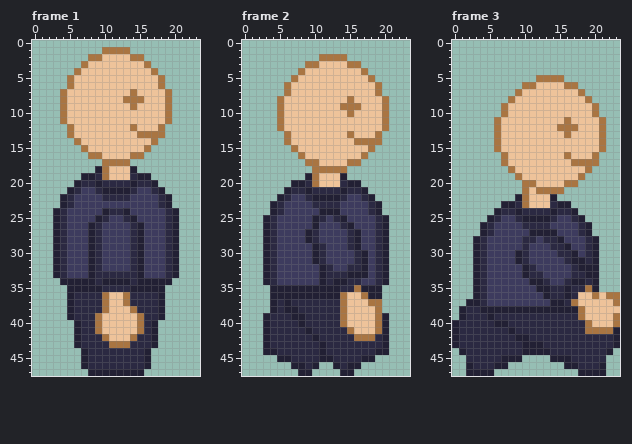
A pixel-art file gets an edit: assets/images/player.aseprite. This is how it looked before the edit.
24x48 pixels, 8 frames. Shown: frame 1, frame 2, frame 3. The commit also changed other frames, which this record leaves out.
The result:
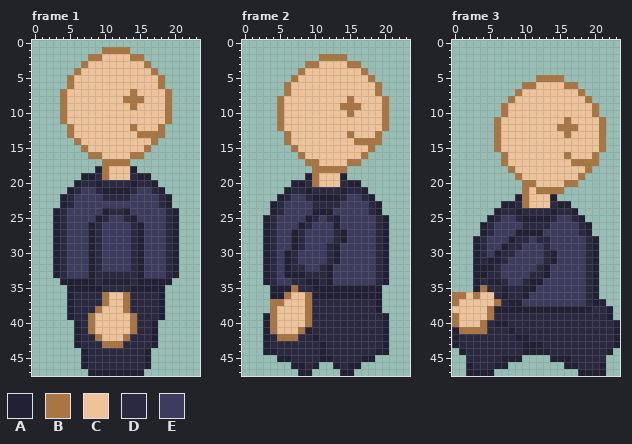
Palette (. is transparent): A #222034  B #a97542  C #eec39a  D #2b2942  E #3d3b5e
The commit says: adds wall jump sprite, logic needs work
The exact change:
Changed rows in their new state; - is an unchanged pixel.
Frame 1, layer "arm":
first column x 8:
38 -BC--BD-
39 BC----BD
40 BC----BD
41 BC----BD
42 -BC--BD-
43 --B--D--
Frame 2, layer "arm":
first column x 4:
24 ------A--E------
25 -----ADEDAE-----
26 ----ADE--AEE----
27 ---ADEE--DAEE---
28 ---ADEE--DAEE---
29 ---AD-EEDA-EE---
30 --AD--EEDA--EE--
31 --AD--EEDA--EE--
32 --ADD--DA--EEE--
33 --AAADDDAEEEEE--
34 ---DDAADAEEEE---
35 ---BDD----AAA---
36 --BCCB----AAAA--
37 BBCCCB----DDDDDA
38 BCCCCB----DDDDDA
39 BCCCCB----DDDDDD
40 BCCCCB----DDDDDD
41 BCCCB------DDDDD
42 -BBB--------DDD-
Frame 3, layer "arm":
first column x 0:
27 ---------AA--EE---------
28 --------AD-ED-EE--------
29 -------ADDE--DEEE-------
30 ------ADDEE--DAEEE------
31 -----AAD-EE--DA-EEE-----
32 ----AAD---EEDA---EED----
33 ----ADD---E--A---EED----
34 -----AAD--D--E--EEE-----
35 ----BDDADDAAEEEEEEED----
36 BBCBCCDADDA--EEEEEEDA...
37 BCCCCCBDAA----EEEEEDAA..
38 CCCCCB------------AADDA.
39 BCCCCB------------DDDDA.
40 BCCCB--------------DDDDA
41 -BBBB--------------DDDD-
Changed places in both pictures, as pixel boxes (x1, y1, x2, y2):
changed: (88, 306, 144, 348)
changed: (270, 208, 382, 341)
changed: (452, 229, 620, 334)
